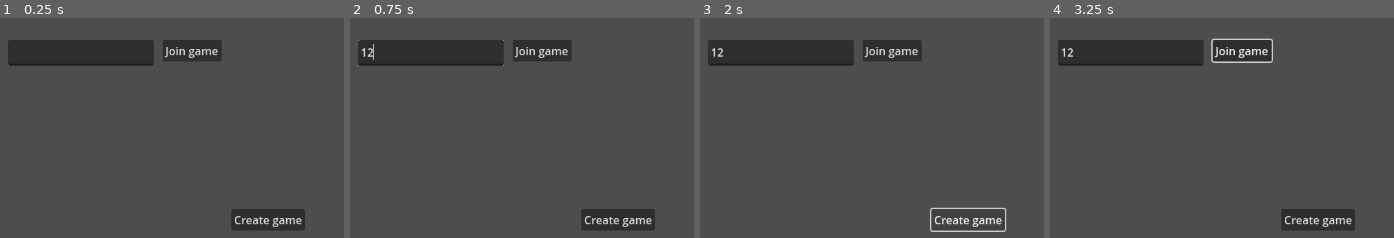
Above: before the commit, frames 1-4 (left to right).
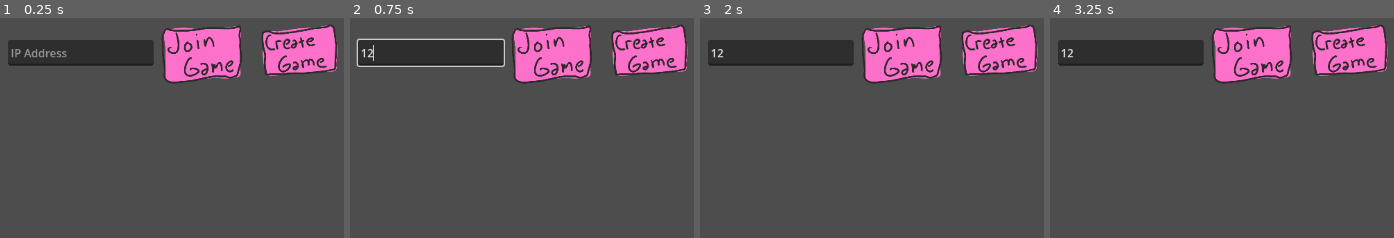
Above: after the commit, the same moments.

Repository: maxrchung/ride_in_the_rain
Game: Godot game, scene res://start.tscn
Two runs of this game, one before a commit and one after it. Both use one fixed random seed, a clock stepped at 60 frames per second and the inputs below.
Inputs (mouse positions are in pixels of both pictures, inside the frame that each line leads up to; where the layout moved, square brackets give the same spot in the first picture):
- Up to frame 1 (0.25 s): no input
- Up to frame 2 (0.75 s): click (432, 53) at 0.52 s; type "12" at 0.6 s
- Up to frame 3 (2 s): click (999, 55) [968, 220] at 1.25 s
- Up to frame 4 (3.25 s): click (1252, 57) [1242, 51] at 2 s; move the mouse to (outside the picture) at 2.77 s; hold Right (kb_right) from 2.78 s (still down); tap Q (change_control_scheme) at 2.85 s

The runs differ from the first frame. In frame 1, 12% of the frame differs, in the area x 3-99%, y 3-97%; in frame 2, 12%, in the area x 1-99%, y 3-97%; in frame 3, 10%; in frame 4, 12%.

Commit message:
add more assets

Diff:
--- a/start.tscn
+++ b/start.tscn
@@ -1,60 +1,72 @@
-[gd_scene load_steps=2 format=3 uid="uid://0mueab7w8f21"]
+[gd_scene load_steps=7 format=3 uid="uid://0mueab7w8f21"]
 
 [ext_resource type="Script" path="res://start.gd" id="1_u02kx"]
+[ext_resource type="Texture2D" uid="uid://cuv4gbgva6c1a" path="res://assets/ui/btn_create_game.png" id="2_x0q0c"]
+[ext_resource type="Texture2D" uid="uid://cip1sn2wflgem" path="res://assets/ui/btn_start_game.png" id="3_38bn3"]
+[ext_resource type="Texture2D" uid="uid://bhn7j2ssbui2d" path="res://assets/ui/btn_join_game.png" id="3_hde24"]
+[ext_resource type="Texture2D" uid="uid://c6kqt565xga07" path="res://assets/ui/btn_leave_game.png" id="4_5v2yp"]
+
+[sub_resource type="Theme" id="Theme_vnyu2"]
 
 [node name="Game" type="CanvasLayer"]
 script = ExtResource("1_u02kx")
 
-[node name="CreateButton" type="Button" parent="."]
-offset_left = 410.0
-offset_top = 384.0
-offset_right = 516.0
-offset_bottom = 415.0
-text = "Create game"
+[node name="CreateButton" type="TextureButton" parent="."]
+offset_left = 442.0
+offset_top = 99.0
+offset_right = 954.0
+offset_bottom = 611.0
+scale = Vector2(0.25, 0.25)
+texture_normal = ExtResource("2_x0q0c")
 
-[node name="StartButton" type="Button" parent="."]
+[node name="StartButton" type="TextureButton" parent="."]
 visible = false
-offset_left = 450.0
-offset_top = 421.0
-offset_right = 598.0
-offset_bottom = 452.0
-text = ">>>Start game<<<"
+offset_left = 997.0
+offset_top = 485.0
+offset_right = 1509.0
+offset_bottom = 997.0
+scale = Vector2(0.25, 0.25)
+texture_normal = ExtResource("3_38bn3")
 
-[node name="LeaveButton" type="Button" parent="."]
+[node name="LeaveButton" type="TextureButton" parent="."]
 visible = false
-offset_left = 591.0
-offset_top = 316.0
-offset_right = 739.0
-offset_bottom = 347.0
-text = "Leave The Game"
+offset_left = 29.0
+offset_top = 491.0
+offset_right = 541.0
+offset_bottom = 1003.0
+scale = Vector2(0.25, 0.25)
+texture_normal = ExtResource("4_5v2yp")
 
-[node name="JoinButton" type="Button" parent="."]
-offset_left = 311.0
-offset_top = 140.0
-offset_right = 396.0
-offset_bottom = 171.0
-text = "Join game"
+[node name="JoinButton" type="TextureButton" parent="."]
+offset_left = 303.0
+offset_top = 101.0
+offset_right = 815.0
+offset_bottom = 613.0
+scale = Vector2(0.25, 0.25)
+texture_normal = ExtResource("3_hde24")
 
-[node name="IpInput" type="TextEdit" parent="."]
+[node name="IpInput" type="LineEdit" parent="."]
 offset_left = 88.0
 offset_top = 140.0
 offset_right = 298.0
 offset_bottom = 177.0
+theme = SubResource("Theme_vnyu2")
+placeholder_text = "IP Address"
 
 [node name="WaitingText" type="Label" parent="."]
 visible = false
-offset_left = 519.0
-offset_top = 142.0
-offset_right = 694.0
-offset_bottom = 165.0
+offset_left = 464.0
+offset_top = 47.0
+offset_right = 639.0
+offset_bottom = 70.0
 text = "Waiting..."
 
 [node name="PlayersCount" type="Label" parent="."]
 visible = false
-offset_left = 160.0
-offset_top = 332.0
-offset_right = 225.0
-offset_bottom = 355.0
+offset_left = 31.0
+offset_top = 26.0
+offset_right = 96.0
+offset_bottom = 49.0
 text = "Players: "
 
 [connection signal="pressed" from="CreateButton" to="." method="_on_create_button_pressed"]
Not shown, added: assets/sounds/rain_loop.ogg.import
Not shown, added: assets/sounds/ui_click.wav.import
Binary file added: assets/ui/btn_create_game.png
Not shown, added: assets/ui/btn_create_game.png.import
Binary file added: assets/ui/btn_join_game.png
Not shown, added: assets/ui/btn_join_game.png.import
Binary file added: assets/ui/btn_leave_game.png
Not shown, added: assets/ui/btn_leave_game.png.import
Binary file added: assets/ui/btn_start_game.png
Not shown, added: assets/ui/btn_start_game.png.import
Binary file added: assets/ui/textbox.png
Not shown, added: assets/ui/textbox.png.import
(and 2 more such lines)
